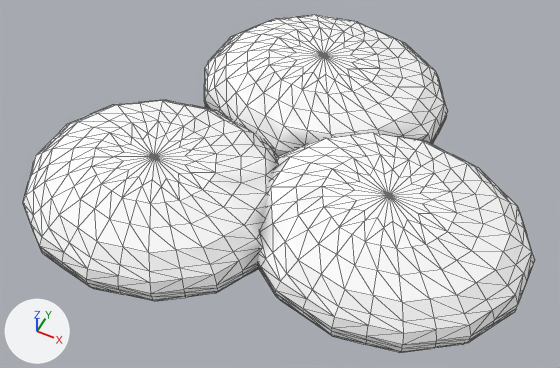
Two versions of the glTF model assets/models/p_cushions.glb, one commit apart.
The view is the same before and after, from a 50 mm camera at (0.648, -0.78, 1.267) aimed at (0.185, 0.147, 0.108). The axes (+X, +Y, +Z) are drawn at lower left. The lights are the same throughout. The older version comes first. Mesh edges are drawn as thin lines.

The first picture shows 'cushions'.
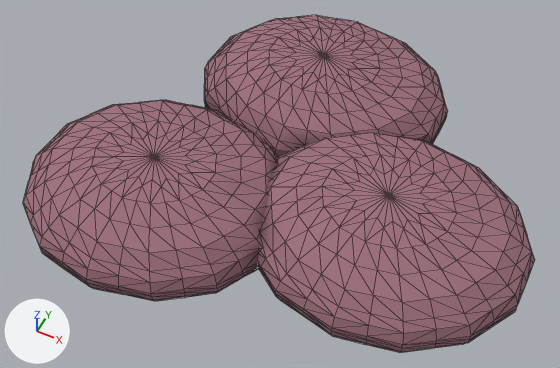
Pixel boxes [x1, y1, x2, y2] of what changed, in the pictures (560 x 368 px):
'cushions', recoloured (darker): [23, 15, 535, 353] in both

Patch to the scene script:
```diff
--- a/assets/models/p_cushions.glb.py
+++ b/assets/models/p_cushions.glb.py
@@ mat_cushions @@
 n0 = _N.new('ShaderNodeBsdfPrincipled'); n0.name = 'Principled BSDF'
 n1 = _N.new('ShaderNodeOutputMaterial'); n1.name = 'Material Output'
+n3 = _N.new('ShaderNodeMix'); n3.name = 'Mix'
+n3.data_type = 'RGBA'
+n3.blend_type = 'MULTIPLY'
+n3.inputs[0].default_value = 1.0  # 'Factor'
+n3.inputs[7].default_value = (0.34, 0.16, 0.2, 1.0)  # 'B', purple #9e6f7c
 n2 = _N.new('ShaderNodeVertexColor'); n2.name = 'Color Attribute'
 _L.new(n0.outputs[0], n1.inputs[0])  # 'BSDF' to 'Surface'
-_L.new(n2.outputs[0], n0.inputs[0])  # 'Color' to 'Base Color'
+_L.new(n3.outputs[2], n0.inputs[0])  # 'Result' to 'Base Color'
+_L.new(n2.outputs[0], n3.inputs[6])  # 'Color' to 'A'
```
